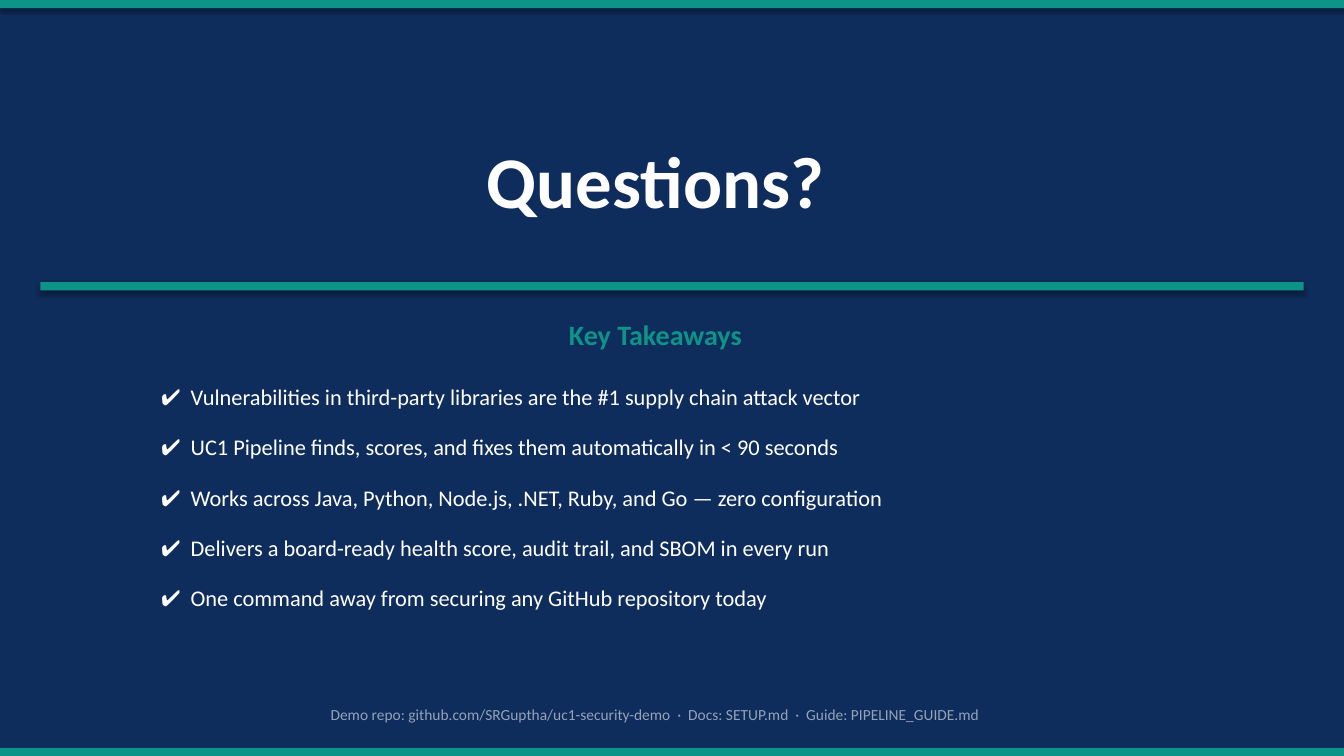
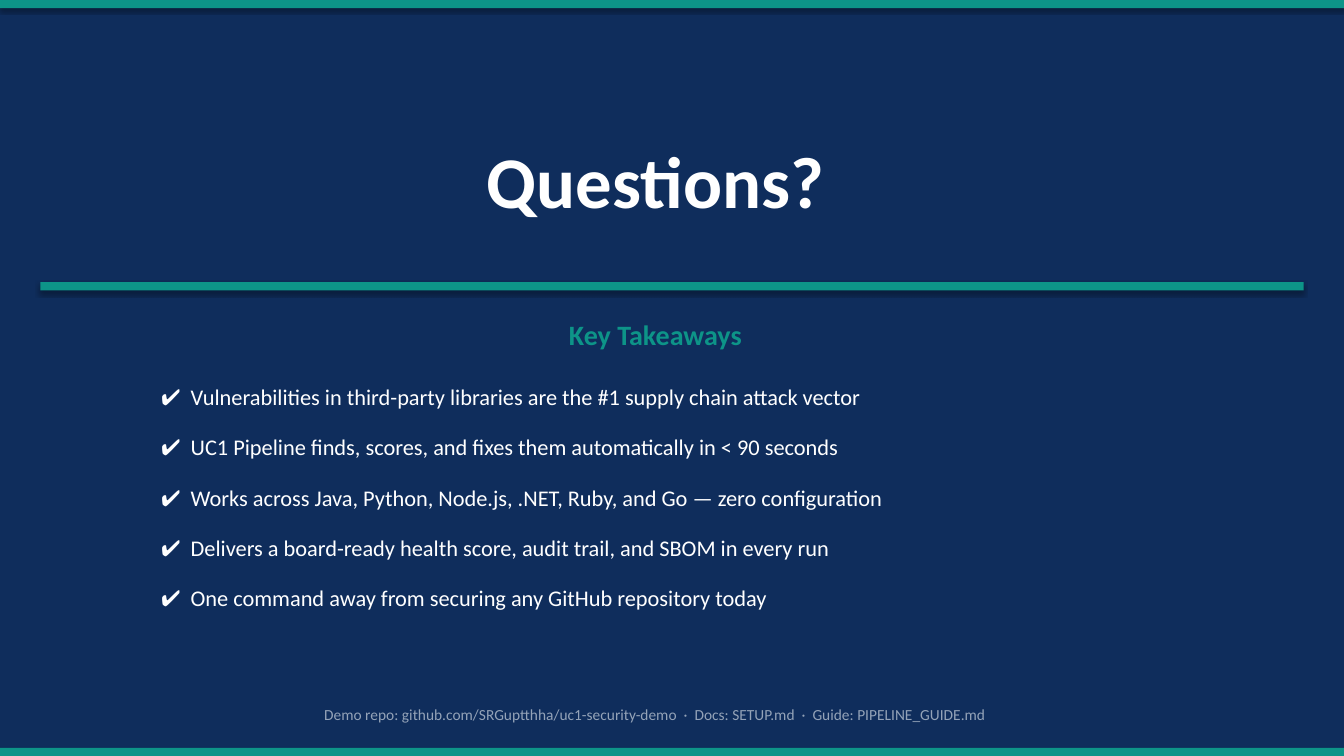
Before and after one commit to SRGuptthha/uc1-pipeline, a slide deck: slide 14 of UC1_Security_Pipeline_Demo.pptx. Drawn at 1344x756 pixels with LibreOffice and Linux fonts; fonts in the diff are those of the drawing. Boxes give left, top, right and bottom in pixels: in the first picture for what was removed or moved away, otherwise in the second. Text is boxed around its words. In the diff, an @@ line names an element or a change of style, - is before the commit and + after.

```diff
--- a/UC1_Security_Pipeline_Demo.pptx
+++ b/UC1_Security_Pipeline_Demo.pptx
@@ text at [324, 709, 985, 723]: text changed @@
-Demo repo: github.com/SRGuptha/uc1-security-demo · Docs: SETUP.md · Guide: PIPELINE_GUIDE.md
+Demo repo: github.com/SRGuptthha/uc1-security-demo · Docs: SETUP.md · Guide: PIPELINE_GUIDE.md
```
Also in this commit, not shown: 2 other slides changed, 13 other files.
